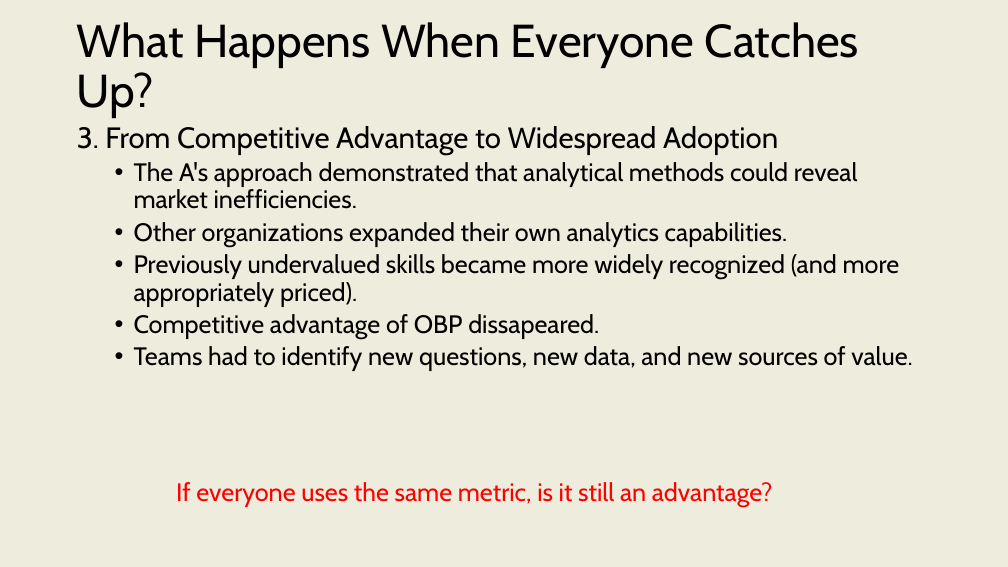
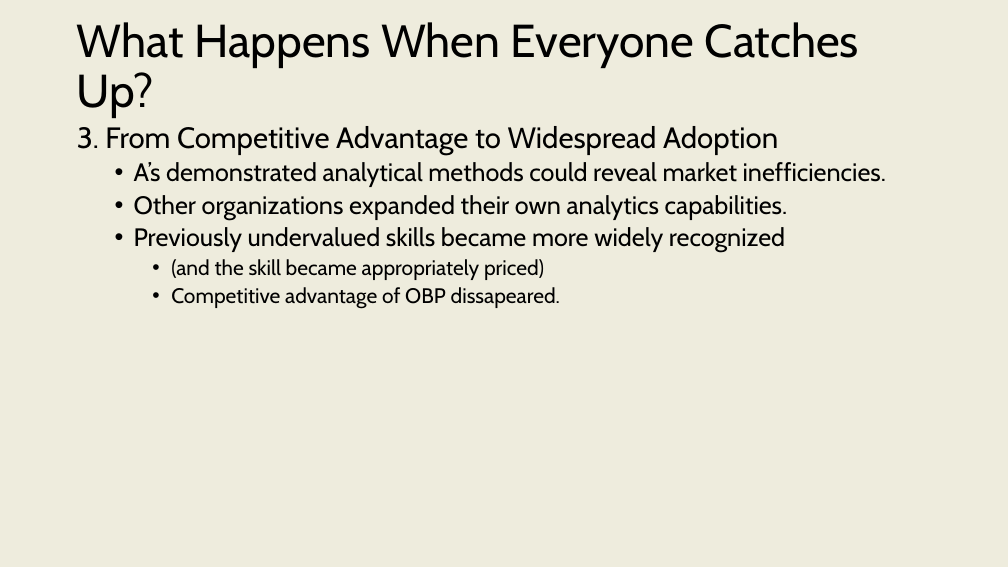
Before and after one commit to onishisaryu/HES-3000-Sports-Data-Analytics, a slide deck: slide 19 of pptx/Lecture1.pptx. Drawn at 1008x567 pixels with LibreOffice and Linux fonts; fonts in the diff are those of the drawing. Boxes give left, top, right and bottom in pixels: in the first picture for what was removed or moved away, otherwise in the second. Text is boxed around its words. In the diff, an @@ line names an element or a change of style, - is before the commit and + after.

Commit message:
pptx update

```diff
--- a/pptx/Lecture1.pptx
+++ b/pptx/Lecture1.pptx
@@ text at (134,162,886,187): text changed @@
-  • The A's approach demonstrated that analytical methods could reveal market inefficiencies.
+  • A’s demonstrated analytical methods could reveal market inefficiencies.
@@ text at (134,227,785,280): text changed @@
-  • Previously undervalued skills became more widely recognized (and more appropriately priced).
+  • Previously undervalued skills became more widely recognized
+    • (and the skill became appropriately priced)
@@ text at (171,287,560,309): size 24 to 20 pt in "Competitive advantage of OBP dissapeared."; list level 2 to 3 in "Competitive advantage of OBP dissapeared." @@
@@ text at (134,346,913,371): paragraph removed @@
-  • Teams had to identify new questions, new data, and new sources of value.
@@ text removed at (176,482,773,507) @@
-If everyone uses the same metric, is it still an advantage?
```
Also in this commit, not shown: 6 other slides changed, 6 other files.
